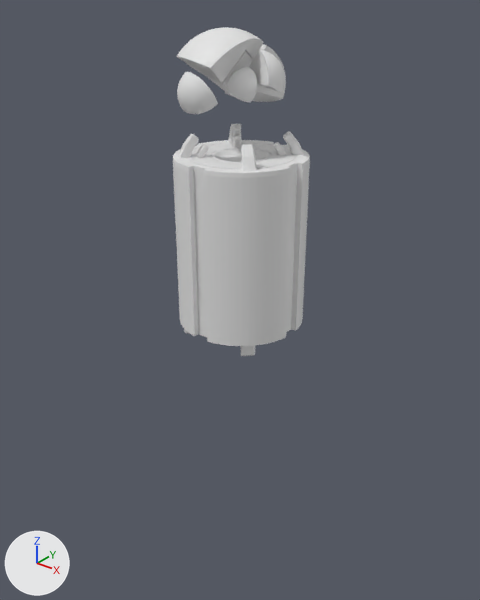
The Blender file Assets/Blender/LEyline/major-leyline-node.blend: old version first, new version second.
Camera for both pictures: a 50 mm camera at (123.4, -154.9, 49.6) aimed at (0.1, -0.7, -45.9). Lighting does not change. The marker at lower left points along +X, +Y and +Z. The older version comes first.

In view in the first picture: 'MajorLeylineNodeBase', 'MajorLeylineNodeBaseAccents', 'MajorLeylineNodeChunkA', 'MajorLeylineNodeChunkB', 'MajorLeylineNodeChunkB.001', 'MajorLeylineNodeChunkB.002', 'MajorLeylineNodeChunkB.003' and 1 more.
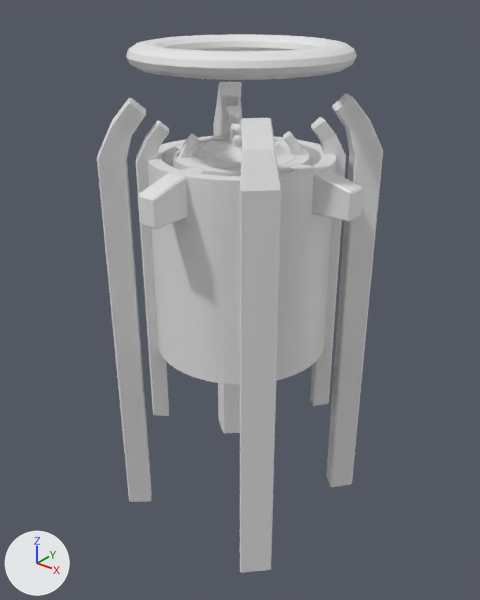
The change, as a diff of the scene's bpy script:
```diff
--- a/Assets/Blender/LEyline/major-leyline-node.blend.py
+++ b/Assets/Blender/LEyline/major-leyline-node.blend.py
@@ ob_majorleylinenodechunka @@
-ob_majorleylinenodechunka = bpy.data.objects.new('MajorLeylineNodeChunkA', me_sphere_003)
@@ ob_majorleylinenodechunkb @@
-ob_majorleylinenodechunkb = bpy.data.objects.new('MajorLeylineNodeChunkB', me_sphere_004)
@@ ob_majorleylinenodechunkb_001 @@
-ob_majorleylinenodechunkb_001 = bpy.data.objects.new('MajorLeylineNodeChunkB.001', me_sphere_005)
@@ ob_majorleylinenodechunkb_002 @@
-ob_majorleylinenodechunkb_002 = bpy.data.objects.new('MajorLeylineNodeChunkB.002', me_sphere_006)
@@ ob_majorleylinenodechunkb_003 @@
-ob_majorleylinenodechunkb_003 = bpy.data.objects.new('MajorLeylineNodeChunkB.003', me_sphere_007)
@@ ob_terminalaccents2 @@
+ob_terminalaccents2 = bpy.data.objects.new('TerminalAccents2', me_cube_004)  # 12 vertices, 10 faces; spans x -30.5..-9.9, y 10.0..30.5, z -9.8..1.7; modifiers BEVEL, ARRAY
+ob_terminalaccents2.location = (0.0, 0.0, 0.0)
+ob_terminalaccents2.rotation_euler = (0.0, 0.0, 0.785)  # degrees (0, 0, 45)
@@ ob_terminaltorus @@
+ob_terminaltorus = bpy.data.objects.new('TerminalTorus', me_torus)  # 576 vertices, 576 faces; spans x -31.9..31.9, y -31.9..31.9, z -3.3..3.3
+ob_terminaltorus.location = (0.0, 0.0, 30.2)
@@ ob_terminalaccents @@
+ob_terminalaccents = bpy.data.objects.new('TerminalAccents', me_cube_003)  # 32 vertices, 28 faces; spans x -5.3..5.2, y 20.8..42.0, z -126.3..18.8; modifiers BEVEL, ARRAY
+ob_terminalaccents.location = (0.0, 0.0, 0.0)
+ob_terminalaccents.rotation_euler = (0.0, 0.0, 0.785)  # degrees (0, 0, 45)
@@ ob_terminalouterring @@
+ob_terminalouterring = bpy.data.objects.new('TerminalOuterRing', me_cylinder_002.copy())  # modifiers BOOLEAN
+ob_terminalouterring.location = (0.0, 0.0, 0.0)
@@ ob_cylinder_001 @@
+ob_cylinder_001 = bpy.data.objects.new('Cylinder.001', me_cylinder_002)  # a 64-sided cylinder along z spanning x -28.0..28.0, y -28.0..28.0, z -61.0..1.9
+ob_cylinder_001.location = (0.0, 0.0, 2.509)
+ob_cylinder_001.scale = (0.849, 0.849, 1.1)
```

Location of each change, [x1, y1, x2, y2] in pixels of the pictures (480 x 600 px):
'TerminalAccents', added: after [97, 82, 383, 573]
'TerminalOuterRing', added: after [147, 135, 336, 384]
'TerminalTorus', added: after [126, 34, 357, 80]
'TerminalAccents2', added: after [138, 140, 363, 229]
'MajorLeylineNodeChunkA', deleted: before [177, 27, 264, 96]
'MajorLeylineNodeChunkB.002', deleted: before [177, 72, 218, 114]
'MajorLeylineNodeChunkB', deleted: before [254, 50, 286, 94]
'MajorLeylineNodeChunkB.003', deleted: before [226, 67, 257, 103]
'MajorLeylineNodeChunkB.001', deleted: before [225, 44, 286, 102]
'MajorLeylineNodeBase', unchanged, covered by the edit: before [173, 140, 310, 346]; after [173, 140, 310, 176]
